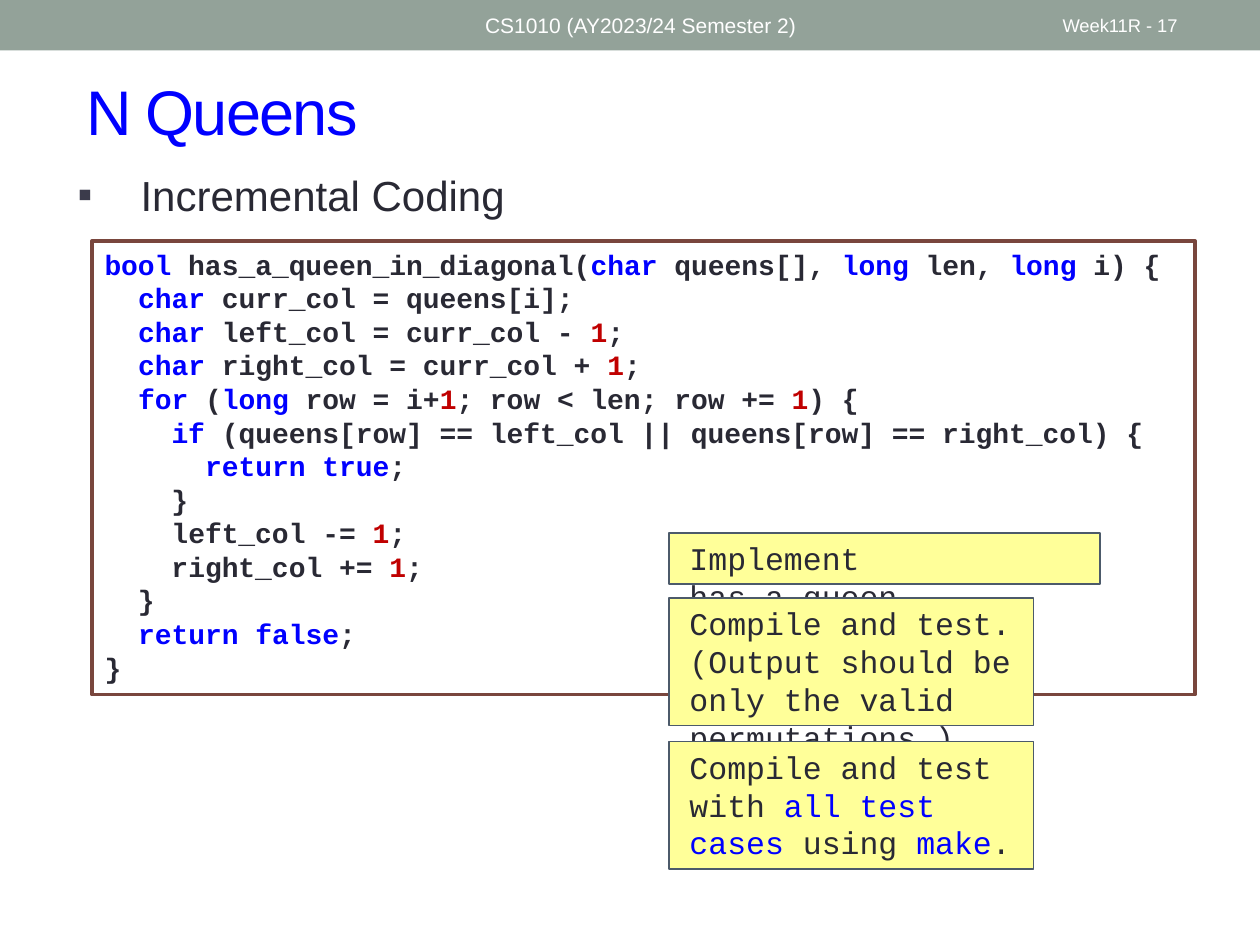
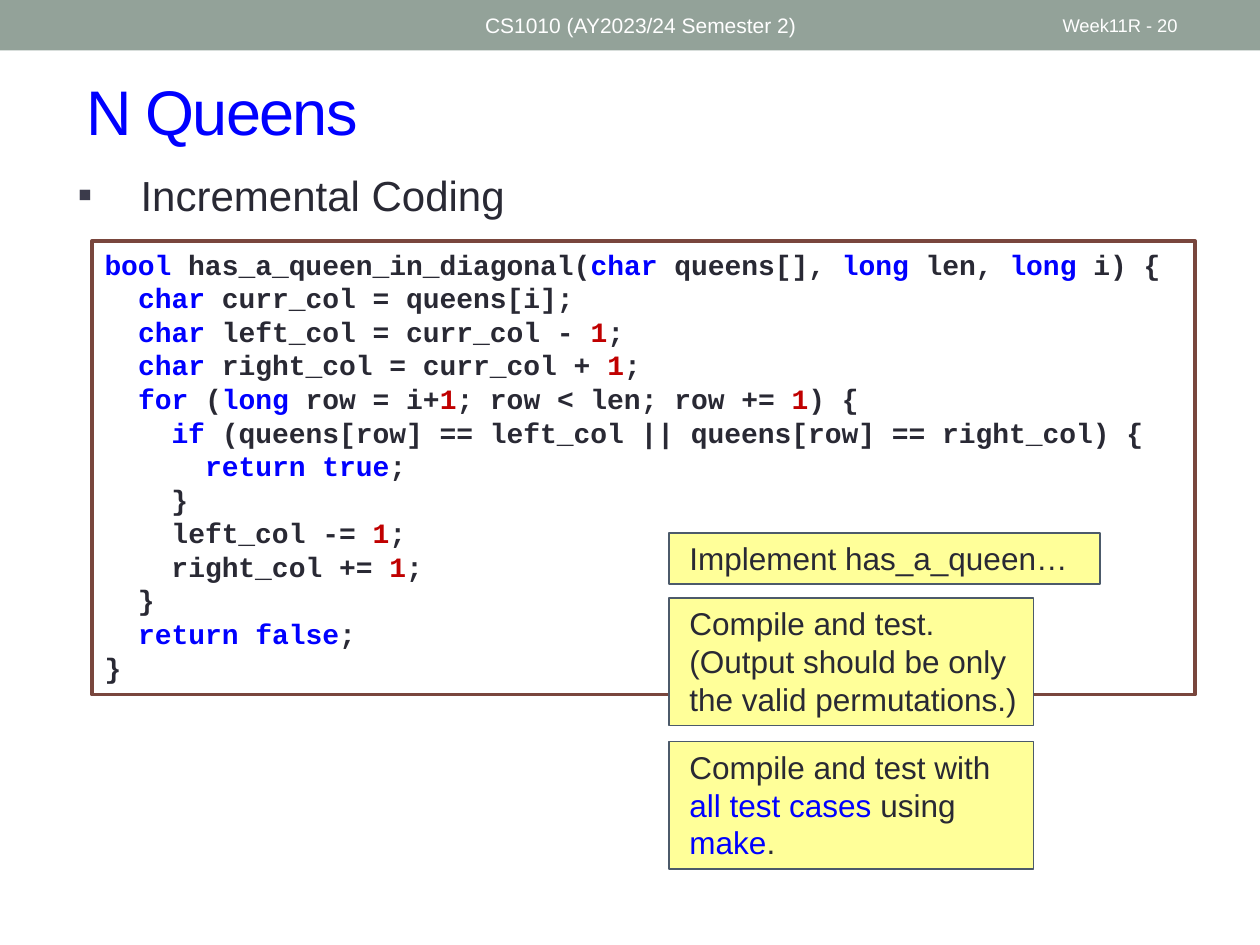
Before and after one commit to nus-cs1010-2425-s2/website, a slide deck: slide 20 of slides/Week11_Recap.pptx (slide 17 before the commit). Drawn at 1260x945 pixels with LibreOffice and Linux fonts; fonts in the diff are those of the drawing. Boxes give left, top, right and bottom in pixels: in the first picture for what was removed or moved away, otherwise in the second. Text is boxed around its words. In the diff, an @@ line names an element or a change of style, - is before the commit and + after.

```diff
--- a/slides/Week11_Recap.pptx
+++ b/slides/Week11_Recap.pptx
@@ page number at (x1=1063, y1=19, x2=1177, y2=32): text changed @@
-Week11R - 17
+Week11R - 20
@@ text in rectangle at (x1=689, y1=547, x2=1067, y2=576): text changed; font Courier New to Arial @@
-    Implement has_a_queen.
+    Implement has_a_queen…
@@ rectangle "Compile and test. (Output should ..." at (x1=669, y1=598, x2=1033, y2=726): font Courier New to Arial @@
@@ rectangle "Compile and test with all ..." at (x1=669, y1=742, x2=1033, y2=869): font Courier New to Arial @@
```
Also in this commit, not shown: 6 other slides changed, 3 slides added, 4 other files.
